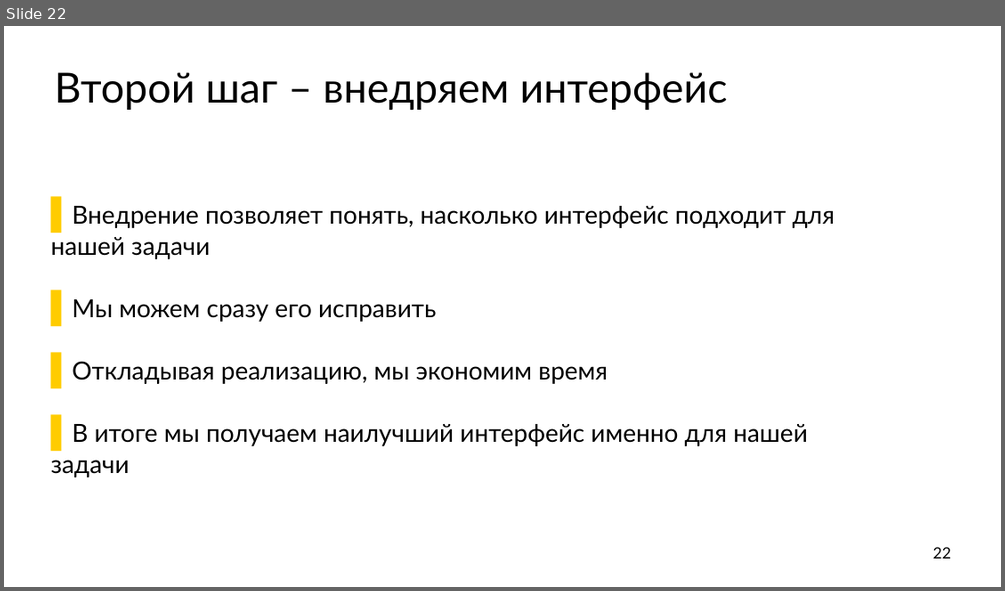
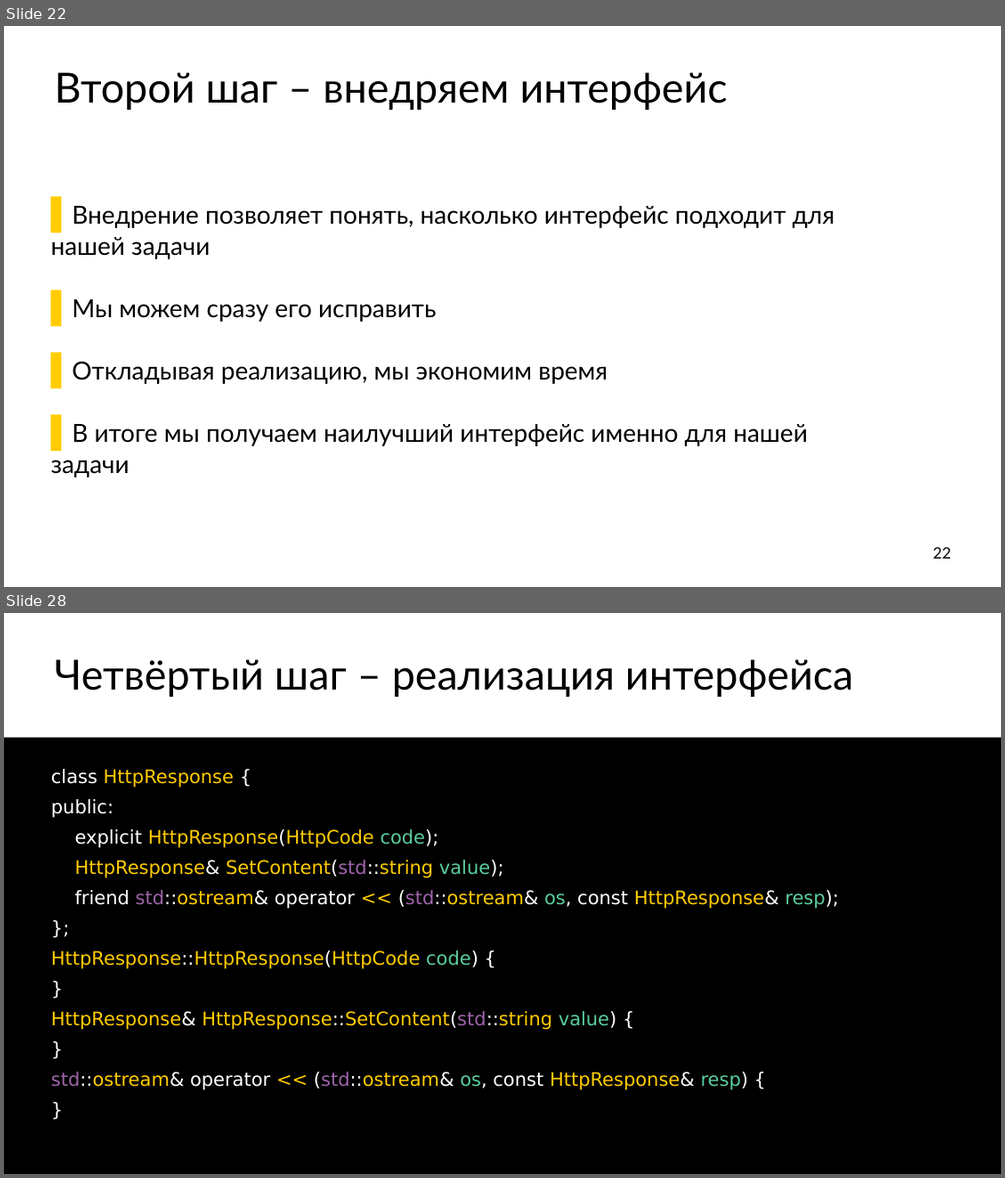
Before and after one commit to ishfb/secr2017, a slide deck: slides.pptx. Shown one above the other, each under a label of ours: slide 22 before the commit, slides 22 and 28 after it; the slides between them are not shown. The pictures are 1005x591 and 1005x1178 pixels, drawn with LibreOffice and Linux fonts; fonts in the diff are those of the drawing. Boxes give left, top, right and bottom in pixels: in the first picture for what was removed or moved away, otherwise in the second. Text is boxed around its words. In the diff, an @@ line names an element or a change of style, - is before the commit and + after.

```diff
--- a/slides.pptx
+++ b/slides.pptx
@@ slide 28 added at (x1=4, y1=613, x2=1001, y2=1174), background #FFFFFF @@
@@ title added at (x1=55, y1=659, x2=853, y2=697), 80 pt, text #000000 @@
+Четвёртый шаг – реализация интерфейса
@@ text added at (x1=4, y1=738, x2=1001, y2=1174), fill #000000, 36 pt, text #FFCC00 @@
+class HttpResponse {
+public:
+explicit HttpResponse(HttpCode code);
+HttpResponse& SetContent(std::string value);
+friend std::ostream& operator << (std::ostream& os, const HttpResponse& resp);
+};
+HttpResponse::HttpResponse(HttpCode code) {
+}
+HttpResponse& HttpResponse::SetContent(std::string value) {
+}
+std::ostream& operator << (std::ostream& os, const HttpResponse& resp) {
+}
```
Also in this commit, not shown: 2 slides changed, 11 other slides added, 1 slide removed, 1 other file.
